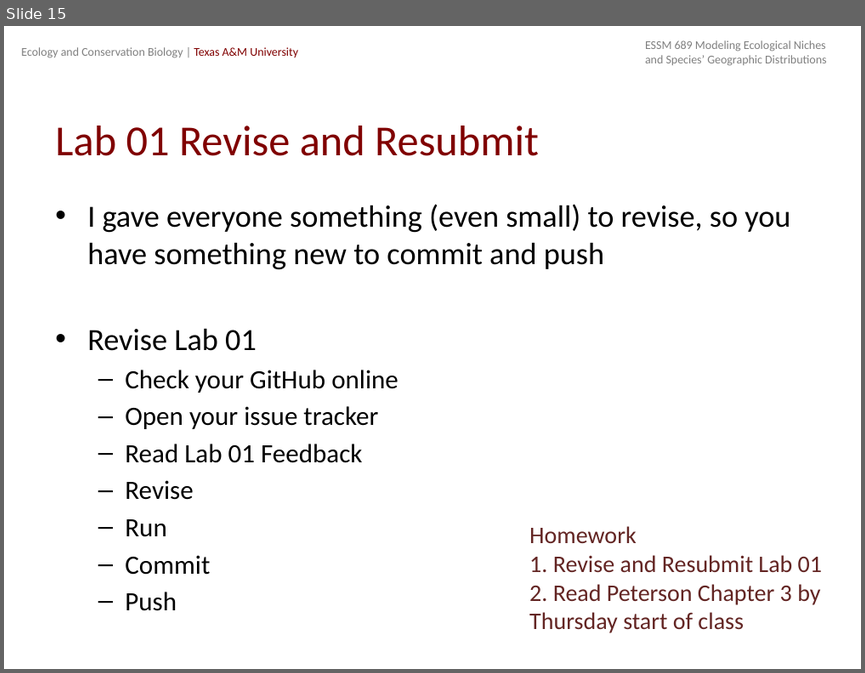
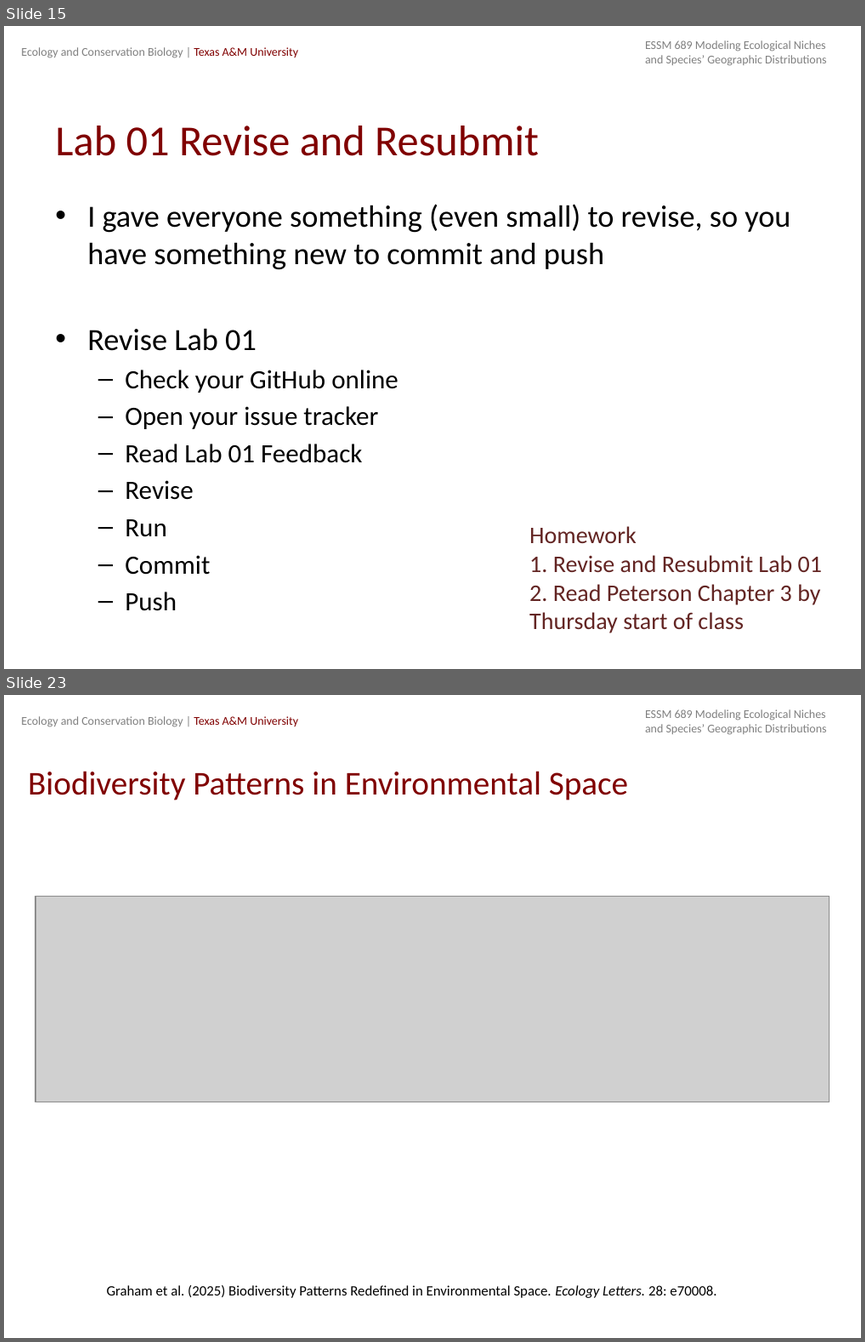
Before and after one commit to michellelawing/ECCB689, a slide deck: Slides/Week 2. Niches_and_Distributions_a.pptx. Shown one above the other, each under a label of ours: slide 15 before the commit, slides 15 and 23 after it; the slides between them are not shown. The pictures are 865x673 and 865x1342 pixels, drawn with LibreOffice and Linux fonts; fonts in the diff are those of the drawing; grey boxes stand for pictures. Boxes give left, top, right and bottom in pixels: in the first picture for what was removed or moved away, otherwise in the second. Text is boxed around its words. In the diff, an @@ line names an element or a change of style, - is before the commit and + after.

```diff
--- a/Slides/Week 2. Niches_and_Distributions_a.pptx
+++ b/Slides/Week 2. Niches_and_Distributions_a.pptx
@@ slide 23 added at [4, 695, 861, 1338], background #FFFFFF; not listed: 2 template elements that a slide beside it also shows @@
@@ title added at [28, 771, 628, 800], 28 pt, text #800000 @@
+Biodiversity Patterns in Environmental Space
@@ picture added at [35, 896, 830, 1102] @@
@@ text added at [107, 1285, 716, 1298], 12 pt, text #000000 @@
+Graham et al. (2025) Biodiversity Patterns Redefined in Environmental Space. Ecology Letters. 28: e70008.
```
Also in this commit, not shown: 1 slide changed, 16 other slides added, 1 other file.
